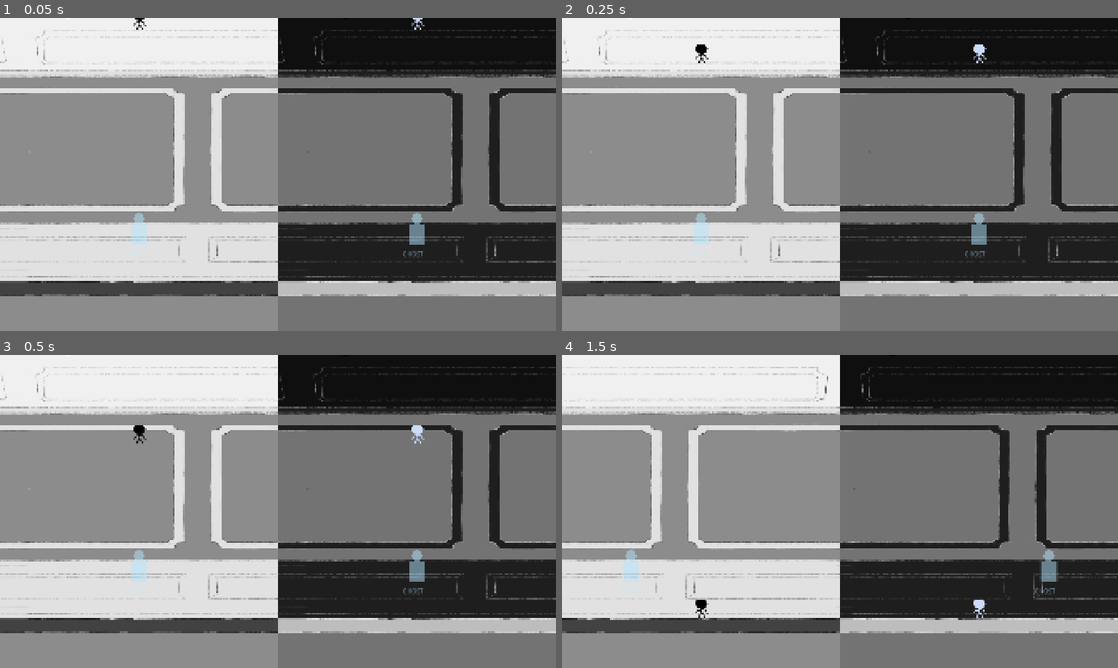
Above: before the commit, frames 1-4 (two rows, left to right).
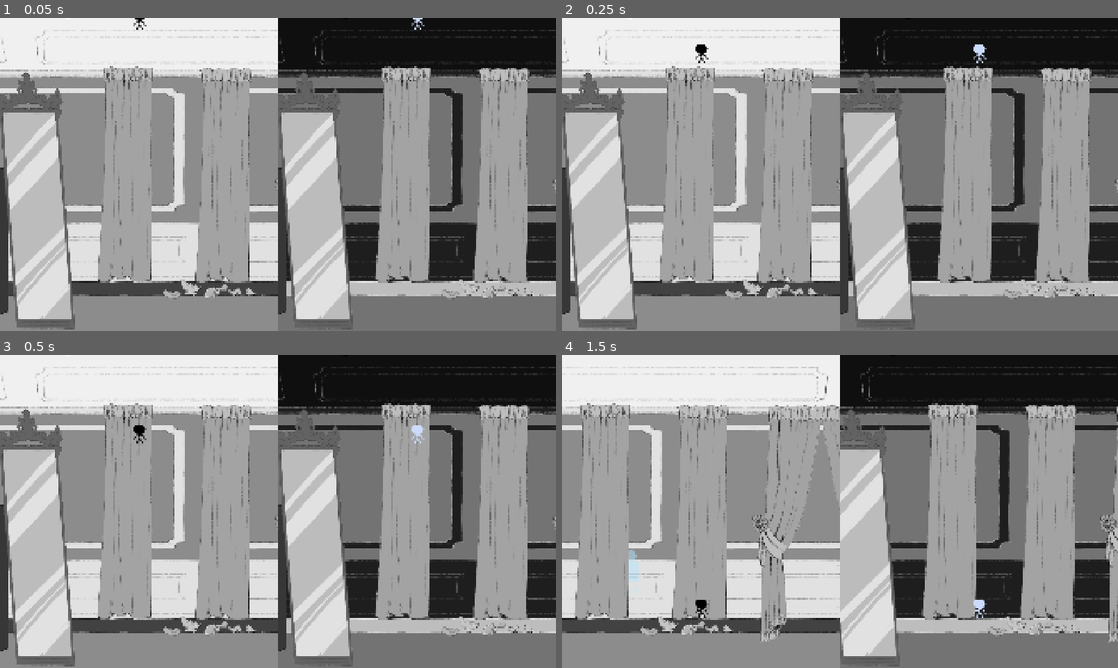
Above: after the commit, the same moments.

Repository: Clownpiece106/Robimy-dzem-2026
Game: Godot game, scene res://Globals/game.tscn
Two runs of this game, one before a commit and one after it. Both use one fixed random seed, a clock stepped at 60 frames per second and the inputs below.
Inputs:
- Up to frame 1 (0.05 s): no input
- Up to frame 2 (0.25 s): no input
- Up to frame 3 (0.5 s): no input
- Up to frame 4 (1.5 s): hold D (p1_move_right) 0.53-1.28 s; tap Right (p2_move_right) at 0.6, 1.35 s

The runs differ from the first frame. In frame 1, 32% of the frame differs, in the area x 0-100%, y 15-100%; in frame 2, 32%; in frame 3, 32%; in frame 4, 26%.

Commit message:
more decor

Diff:
--- a/Globals/game.tscn
+++ b/Globals/game.tscn
@@ -6,15 +6,20 @@
 [ext_resource type="PackedScene" uid="uid://bsmss4341f13c" path="res://Players/PlayerDark.tscn" id="3_j27jc"]
 [ext_resource type="PackedScene" uid="uid://cbtpv6q65uhu7" path="res://Players/PlayerLight.tscn" id="4_c673k"]
 [ext_resource type="PackedScene" uid="uid://7oaf5eia4x8l" path="res://scenes/mansion_layout.tscn" id="4_nnuyt"]
+[ext_resource type="Texture2D" uid="uid://qwesdcu2xti7" path="res://Assets/ceramiki/cer1.png" id="5_3a2vt"]
 [ext_resource type="Texture2D" uid="uid://d4k5fwi5mxpc3" path="res://Assets/dziura sufit.png" id="5_7up5f"]
 [ext_resource type="Texture2D" uid="uid://d4dbnf31yvgs8" path="res://Assets/biurko.png" id="5_al3n7"]
 [ext_resource type="Texture2D" uid="uid://dls10lgf6vjna" path="res://Assets/dziura podloga.png" id="6_1l6p8"]
 [ext_resource type="Texture2D" uid="uid://bbe5p60dg75de" path="res://Assets/krzesło.png" id="6_ccbk5"]
+[ext_resource type="Texture2D" uid="uid://caaqpgxov8f45" path="res://Assets/ceramiki/cer5.png" id="6_jgm13"]
 [ext_resource type="Script" uid="uid://dommt6banv0lc" path="res://scripts/ghost.gd" id="6_vt647"]
+[ext_resource type="Texture2D" uid="uid://cvfqsotqiigtd" path="res://Assets/ceramiki/cer4.png" id="7_2slqd"]
 [ext_resource type="Texture2D" uid="uid://000nnvl0iff5" path="res://Assets/klapa podloga z.png" id="7_7xlw3"]
 [ext_resource type="Texture2D" uid="uid://c5mk374devoow" path="res://Assets/stoliczek.png" id="7_whacr"]
+[ext_resource type="Texture2D" uid="uid://dgbssmeum5176" path="res://Assets/ceramiki/cer3.png" id="8_u3wr0"]
 [ext_resource type="Texture2D" uid="uid://bee5g40nt4e54" path="res://Assets/klapa sufit z.png" id="8_ylc3w"]
 [ext_resource type="Texture2D" uid="uid://272auy8x6wse" path="res://Assets/piedestał.png" id="8_ylx2x"]
+[ext_resource type="Texture2D" uid="uid://b1mvbe2bvds6a" path="res://Assets/ceramiki/cer2.png" id="9_4qlxu"]
 [ext_resource type="Texture2D" uid="uid://dw2ayl41oott1" path="res://Assets/lustro dlugie.png" id="9_7u5t8"]
 [ext_resource type="PackedScene" uid="uid://dx5km2yqrk0v5" path="res://Map/PlaneObject/PlaneObject.tscn" id="9_f235b"]
 [ext_resource type="Texture2D" uid="uid://cbknmqgh6d4qb" path="res://Assets/zasłona_podwójna_spięta.png" id="9_udc4d"]
@@ -86,6 +91,67 @@
 scale = Vector2(0.4, 0.4)
 texture = ExtResource("5_7up5f")
 
+[node name="ceramics" parent="MansionLayout/PlaneObjectsContainer" unique_id=2050422036 instance=ExtResource("9_f235b")]
+z_index = 0
+position = Vector2(2295, 1399)
+scale = Vector2(0.4, 0.4)
+texture = ExtResource("5_3a2vt")
+
+[node name="ceramics5" parent="MansionLayout/PlaneObjectsContainer/ceramics" unique_id=2014548581 instance=ExtResource("9_f235b")]
+z_index = 0
+position = Vector2(-35, -60)
+scale = Vector2(0.99999994, 0.99999994)
+texture = ExtResource("6_jgm13")
+
+[node name="ceramics4" parent="MansionLayout/PlaneObjectsContainer/ceramics" unique_id=214739392 instance=ExtResource("9_f235b")]
+z_index = 0
+position = Vector2(-22.5, -55)
+texture = ExtResource("7_2slqd")
+
+[node name="ceramics3" parent="MansionLayout/PlaneObjectsContainer/ceramics" unique_id=2064332500 instance=ExtResource("9_f235b")]
+z_index = 0
+position = Vector2(-22.5, -35)
+scale = Vector2(0.99999994, 0.99999994)
+texture = ExtResource("8_u3wr0")
+
+[node name="ceramics2" parent="MansionLayout/PlaneObjectsContainer/ceramics" unique_id=1406124005 instance=ExtResource("9_f235b")]
+z_index = 0
+position = Vector2(-27.5, -30)
+scale = Vector2(0.99999994, 0.99999994)
+texture = ExtResource("9_4qlxu")
+
+[node name="ceramics2" parent="MansionLayout/PlaneObjectsContainer" unique_id=129654414 instance=ExtResource("9_f235b")]
+z_index = 0
+position = Vector2(161.99997, 266.00012)
+scale = Vector2(0.4, 0.4)
+texture = ExtResource("5_3a2vt")
+plane = 1
+
+[node name="ceramics5" parent="MansionLayout/PlaneObjectsContainer/ceramics2" unique_id=305799017 instance=ExtResource("9_f235b")]
+z_index = 0
+position = Vector2(-35, -60)
+scale = Vector2(0.99999994, 0.99999994)
+texture = ExtResource("6_jgm13")
+plane = 1
+
+[node name="ceramics4" parent="MansionLayout/PlaneObjectsContainer/ceramics2" unique_id=893513981 instance=ExtResource("9_f235b")]
+z_index = 0
+position = Vector2(-22.5, -55)
+texture = ExtResource("7_2slqd")
+
+[node name="ceramics3" parent="MansionLayout/PlaneObjectsContainer/ceramics2" unique_id=2102463837 instance=ExtResource("9_f235b")]
+z_index = 0
+position = Vector2(-22.5, -35)
+scale = Vector2(0.99999994, 0.99999994)
+texture = ExtResource("8_u3wr0")
+
+[node name="ceramics2" parent="MansionLayout/PlaneObjectsContainer/ceramics2" unique_id=270634796 instance=ExtResource("9_f235b")]
+z_index = 0
+position = Vector2(-27.5, -30)
+scale = Vector2(0.99999994, 0.99999994)
+texture = ExtResource("9_4qlxu")
+plane = 1
+
 [node name="desk" parent="MansionLayout/PlaneObjectsContainer" unique_id=641779198 instance=ExtResource("9_f235b")]
 z_index = 0
 position = Vector2(165, 1386)
@@ -121,17 +187,16 @@
 
 [node name="display12" parent="MansionLayout/PlaneObjectsContainer" unique_id=586949831 instance=ExtResource("9_f235b")]
 z_index = 0
-position = Vector2(2734, 850.99994)
+position = Vector2(2732, 855)
 scale = Vector2(0.3, 0.3)
 texture = ExtResource("8_ylx2x")
 plane = 1
 
 [node name="display8" parent="MansionLayout/PlaneObjectsContainer" unique_id=1309681954 instance=ExtResource("9_f235b")]
 z_index = 0
-position = Vector2(1309, 1419)
+position = Vector2(1336, 1448)
 scale = Vector2(0.3, 0.3)
 texture = ExtResource("8_ylx2x")
-plane = 1
 
 [node name="display17" parent="MansionLayout/PlaneObjectsContainer" unique_id=106185499 instance=ExtResource("9_f235b")]
 z_index = 0
@@ -152,6 +217,27 @@
 texture = ExtResource("9_udc4d")
 plane = 1
 
+[node name="curtains_double2" parent="MansionLayout/PlaneObjectsContainer" unique_id=2114332704 instance=ExtResource("9_f235b")]
+z_index = 0
+position = Vector2(868, 241)
+scale = Vector2(0.5, 0.5)
+texture = ExtResource("9_udc4d")
+plane = 1
+
+[node name="curtains_double3" parent="MansionLayout/PlaneObjectsContainer" unique_id=1455667587 instance=ExtResource("9_f235b")]
+z_index = 0
+position = Vector2(589, 238)
+scale = Vector2(0.5, 0.5)
+texture = ExtResource("9_udc4d")
+plane = 1
+
+[node name="curtains_double4" parent="MansionLayout/PlaneObjectsContainer" unique_id=1858548212 instance=ExtResource("9_f235b")]
+z_index = 0
+position = Vector2(312, 241)
+scale = Vector2(0.5, 0.5)
+texture = ExtResource("9_udc4d")
+plane = 1
+
 [node name="curtains_single_not_pinned" parent="MansionLayout/PlaneObjectsContainer" unique_id=1386973053 instance=ExtResource("9_f235b")]
 z_index = 0
 position = Vector2(-2182, 1322)
@@ -163,6 +249,20 @@
 z_index = 0
 position = Vector2(1439, 1829)
 scale = Vector2(0.4, 0.4)
+texture = ExtResource("10_3a2vt")
+plane = 1
+
+[node name="curtains_single_not_pinned4" parent="MansionLayout/PlaneObjectsContainer" unique_id=96544170 instance=ExtResource("9_f235b")]
+z_index = 0
+position = Vector2(-54, 223)
+scale = Vector2(0.45, 0.45)
+texture = ExtResource("10_3a2vt")
+plane = 1
+
+[node name="curtains_single_not_pinned5" parent="MansionLayout/PlaneObjectsContainer" unique_id=1076571746 instance=ExtResource("9_f235b")]
+z_index = 0
+position = Vector2(136, 225)
+scale = Vector2(0.45, 0.45)
 texture = ExtResource("10_3a2vt")
 plane = 1
 
@@ -178,22 +278,28 @@
 scale = Vector2(0.65, 0.65)
 texture = ExtResource("11_jgm13")
 
+[node name="small_table_2" parent="MansionLayout/PlaneObjectsContainer" unique_id=294052678 instance=ExtResource("9_f235b")]
+z_index = 0
+position = Vector2(667, 1830)
+scale = Vector2(0.5, 0.5)
+texture = ExtResource("7_whacr")
+plane = 1
+
+[node name="candle holder18" parent="MansionLayout/PlaneObjectsContainer/small_table_2" unique_id=1271834070 instance=ExtResource("9_f235b")]
+z_index = 0
+position = Vector2(1036, -28)
+texture = ExtResource("13_u3wr0")
+plane = 1
+
 [node name="candle holder20" parent="MansionLayout/PlaneObjectsContainer" unique_id=1110754736 instance=ExtResource("9_f235b")]
 z_index = 0
 position = Vector2(-2175.0002, 1337)
 scale = Vector2(0.65, 0.65)
 texture = ExtResource("12_2slqd")
 
-[node name="candle holder18" parent="MansionLayout/PlaneObjectsContainer" unique_id=1271834070 instance=ExtResource("9_f235b")]
-z_index = 1
-position = Vector2(1185, 1816)
-scale = Vector2(0.5, 0.5)
-texture = ExtResource("13_u3wr0")
-plane = 1
-
 [node name="candle holder12" parent="MansionLayout/PlaneObjectsContainer" unique_id=51412599 instance=ExtResource("9_f235b")]
 z_index = 0
-position = Vector2(2815, 1259)
+position = Vector2(2761, 1261)
 scale = Vector2(0.6, 0.6)
 texture = ExtResource("14_4qlxu")
 plane = 1
@@ -218,20 +324,26 @@
 scale = Vector2(-0.6, 0.6)
 texture = ExtResource("15_w7ctf")
 
-[node name="small_table_2" parent="MansionLayout/PlaneObjectsContainer" unique_id=294052678 instance=ExtResource("9_f235b")]
-z_index = 0
-position = Vector2(667, 1830)
-scale = Vector2(0.5, 0.5)
-texture = ExtResource("7_whacr")
-plane = 1
-
-[node name="small_table_3" parent="MansionLayout/PlaneObjectsContainer" unique_id=1080298158 instance=ExtResource("9_f235b")]
+[node name="vanity" parent="MansionLayout/PlaneObjectsContainer" unique_id=1080298158 instance=ExtResource("9_f235b")]
 z_index = 0
 position = Vector2(1395, 1824)
 scale = Vector2(0.5, 0.5)
 texture = ExtResource("16_5a0d7")
 plane = 1
 
+[node name="vanity2" parent="MansionLayout/PlaneObjectsContainer" unique_id=1111408688 instance=ExtResource("9_f235b")]
+z_index = 0
+position = Vector2(-2461, 1283)
+scale = Vector2(0.6, 0.6)
+texture = ExtResource("16_5a0d7")
+
+[node name="vanity3" parent="MansionLayout/PlaneObjectsContainer" unique_id=864380878 instance=ExtResource("9_f235b")]
+z_index = 0
+position = Vector2(-540, 229)
+scale = Vector2(0.45, 0.45)
+texture = ExtResource("16_5a0d7")
+plane = 1
+
 [node name="mirror_short" parent="MansionLayout/PlaneObjectsContainer" unique_id=2018888226 instance=ExtResource("9_f235b")]
 z_index = 0
 position = Vector2(33, 1392)
@@ -245,6 +357,19 @@
 texture = ExtResource("18_5jhku")
 plane = 1
 
+[node name="chest5" parent="MansionLayout/PlaneObjectsContainer" unique_id=1230890035 instance=ExtResource("9_f235b")]
+z_index = 0
+position = Vector2(735, 1848)
+scale = Vector2(0.6, 0.6)
+texture = ExtResource("18_5jhku")
+
+[node name="chest4" parent="MansionLayout/PlaneObjectsContainer" unique_id=1693758524 instance=ExtResource("9_f235b")]
+z_index = 0
+position = Vector2(-2649, 1303)
+scale = Vector2(0.5, 0.5)
+texture = ExtResource("18_5jhku")
+plane = 1
+
 [node name="chest2" parent="MansionLayout/PlaneObjectsContainer" unique_id=2013527790 instance=ExtResource("9_f235b")]
 z_index = 0
 position = Vector2(-386, 1415)
@@ -302,7 +427,7 @@
 
 [node name="hole24" parent="MansionLayout/PlaneObjectsContainer" unique_id=1836700115 instance=ExtResource("9_f235b")]
 z_index = 0
-position = Vector2(4800, 2445)
+position = Vector2(4810, 2435)
 scale = Vector2(0.4, 0.4)
 texture = ExtResource("6_1l6p8")
 
@@ -344,6 +469,13 @@
 texture = ExtResource("9_7u5t8")
 plane = 1
 
+[node name="mirror_long3" parent="MansionLayout/PlaneObjectsContainer" unique_id=353350967 instance=ExtResource("9_f235b")]
+z_index = 0
+position = Vector2(-187, 289.00003)
+scale = Vector2(0.5, 0.5)
+skew = -0.08726646
+texture = ExtResource("9_7u5t8")
+
 [node name="piano" parent="MansionLayout/PlaneObjectsContainer" unique_id=1685197011 instance=ExtResource("9_f235b")]
 z_index = 0
 position = Vector2(4263, 1867)
@@ -351,15 +483,47 @@
 texture = ExtResource("10_e1wmv")
 plane = 1
 
+[node name="piano3" parent="MansionLayout/PlaneObjectsContainer" unique_id=1392612690 instance=ExtResource("9_f235b")]
+z_index = 0
+position = Vector2(-351, 252)
+scale = Vector2(0.45, 0.45)
+texture = ExtResource("10_e1wmv")
+
 [node name="wind chimes" parent="MansionLayout/PlaneObjectsContainer" unique_id=1177730768 instance=ExtResource("9_f235b")]
 z_index = 0
 position = Vector2(3978, 1982)
 scale = Vector2(0.5, 0.5)
 texture = ExtResource("11_yte8q")
 
+[node name="wind chimes6" parent="MansionLayout/PlaneObjectsContainer" unique_id=782836167 instance=ExtResource("9_f235b")]
+z_index = 0
+position = Vector2(3274, 373)
+scale = Vector2(0.5, 0.5)
+texture = ExtResource("11_yte8q")
+
+[node name="wind chimes3" parent="MansionLayout/PlaneObjectsContainer" unique_id=809812438 instance=ExtResource("9_f235b")]
+z_index = 0
+position = Vector2(1155, 1466)
+scale = Vector2(0.5, 0.5)
+texture = ExtResource("11_yte8q")
+
 [node name="wind chimes2" parent="MansionLayout/PlaneObjectsContainer" unique_id=920765236 instance=ExtResource("9_f235b")]
 z_index = 0
 position = Vector2(2962.0002, 1911.0001)
+scale = Vector2(0.3, 0.3)
+texture = ExtResource("11_yte8q")
+plane = 1
+
+[node name="wind chimes4" parent="MansionLayout/PlaneObjectsContainer" unique_id=1490159881 instance=ExtResource("9_f235b")]
+z_index = 0
+position = Vector2(3791, 1379.0001)
+scale = Vector2(0.3, 0.3)
+texture = ExtResource("11_yte8q")
+plane = 1
+
+[node name="wind chimes5" parent="MansionLayout/PlaneObjectsContainer" unique_id=1099095584 instance=ExtResource("9_f235b")]
+z_index = 0
+position = Vector2(2787, 1383)
 scale = Vector2(0.3, 0.3)
 texture = ExtResource("11_yte8q")
 plane = 1
